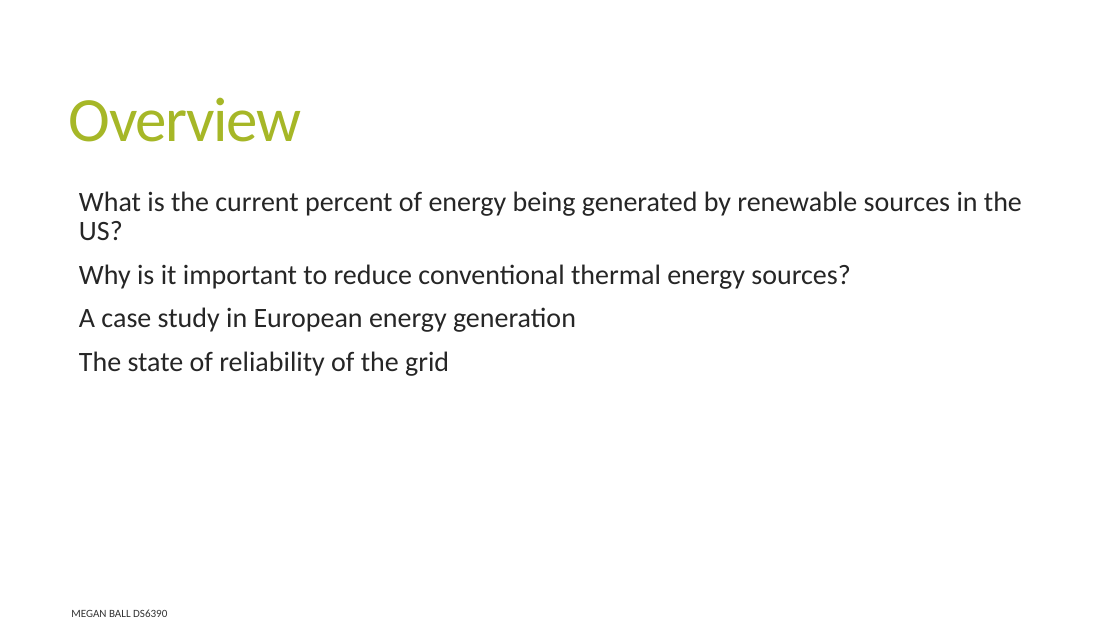
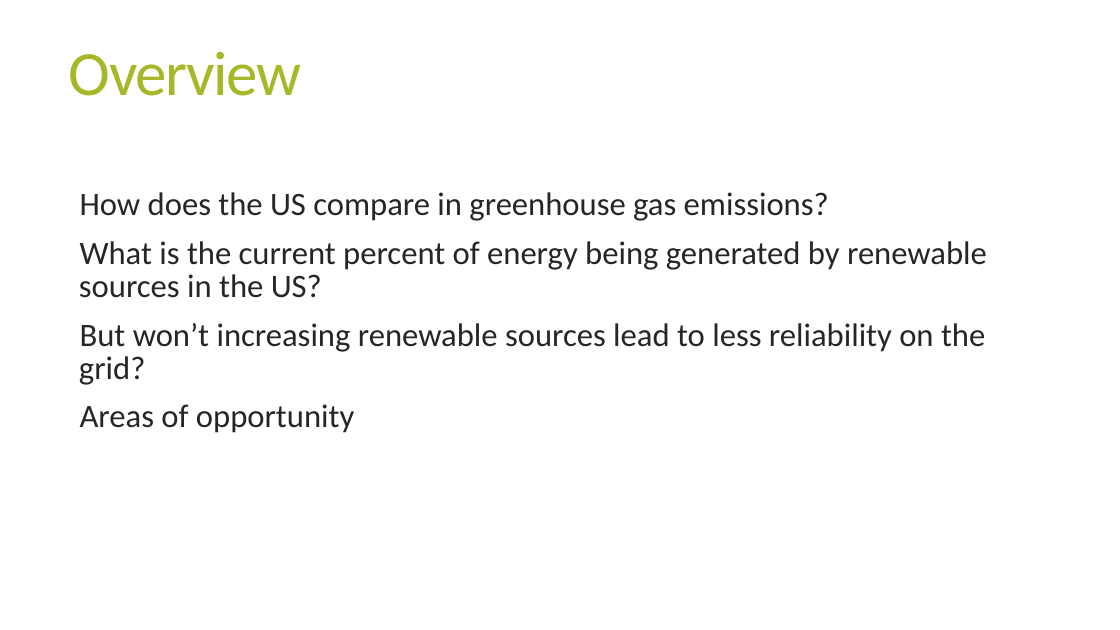
Before and after one commit to megball/DS6390-project, a slide deck: slide 2 of docs/MeganBall_Energy_DataStory_DS6390.pptx. Drawn at 1120x630 pixels with LibreOffice and Linux fonts; fonts in the diff are those of the drawing. Boxes give left, top, right and bottom in pixels: in the first picture for what was removed or moved away, otherwise in the second. Text is boxed around its words. In the diff, an @@ line names an element or a change of style, - is before the commit and + after.

```diff
--- a/docs/MeganBall_Energy_DataStory_DS6390.pptx
+++ b/docs/MeganBall_Energy_DataStory_DS6390.pptx
@@ title "Overview": place and size @@
-title "Overview" at box(69, 97, 302, 142)
+title "Overview" at box(69, 51, 302, 96)
@@ text at box(80, 192, 829, 221): paragraph added @@
+  How does the US compare in greenhouse gas emissions?
@@ text at box(79, 241, 987, 298): size 24 to 28 pt in "What is the current percent of energy ..." @@
@@ text at box(79, 323, 985, 433): text changed; size 24 to 28 pt @@
-  Why is it important to reduce conventional thermal energy sources?
-  A case study in European energy generation
-  The state of reliability of the grid
+  But won’t increasing renewable sources lead to less reliability on the grid?
+  Areas of opportunity
@@ text removed at box(71, 609, 167, 617) @@
-MEGAN BALL DS6390
```
Also in this commit, not shown: 2 other slides changed, 4 slides added, 5 slides removed, 21 other files.
